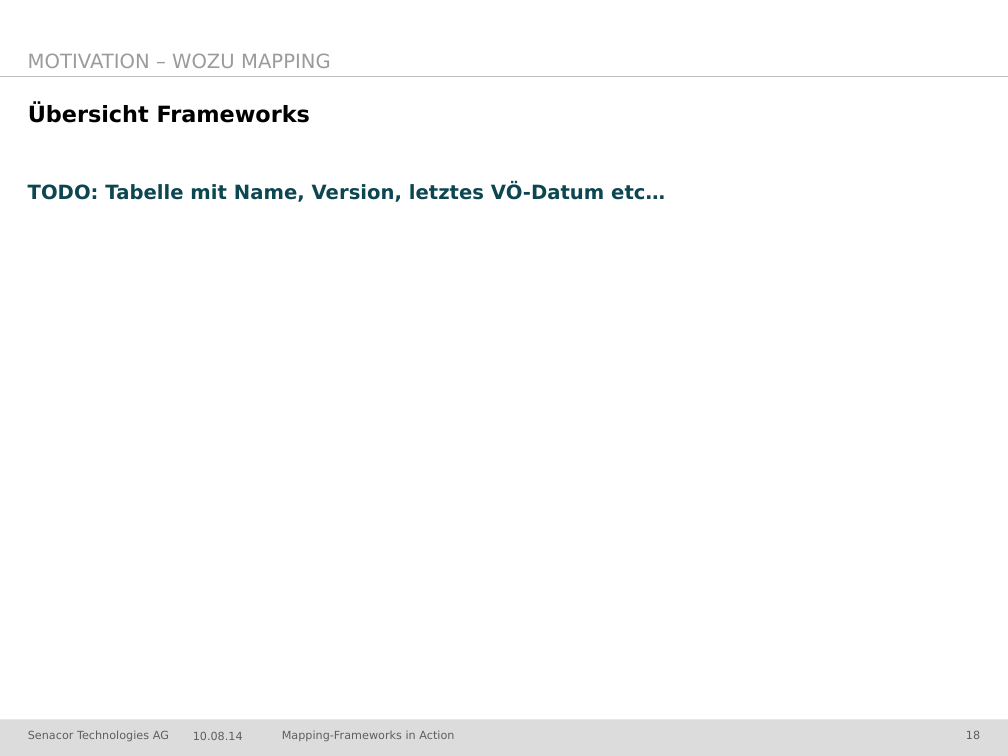
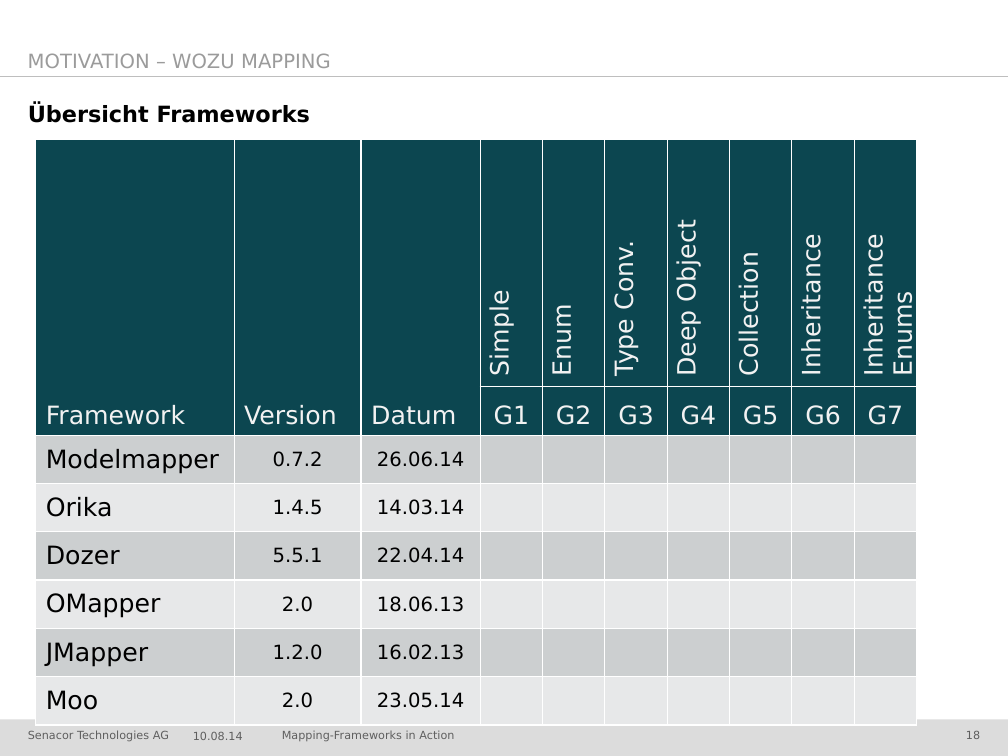
Before and after one commit to jschwalb/Mappings, a slide deck: slide 18 of presentation.pptx. Drawn at 1008x756 pixels with LibreOffice and Linux fonts; fonts in the diff are those of the drawing; background and template pictures are left out. Boxes give left, top, right and bottom in pixels: in the first picture for what was removed or moved away, otherwise in the second. Text is boxed around its words. In the diff, an @@ line names an element or a change of style, - is before the commit and + after.

Commit message:
übersichts folie für verschiedene Mapper

```diff
--- a/presentation.pptx
+++ b/presentation.pptx
@@ table added at [35, 140, 917, 714], 8 rows, 10 columns @@
+Framework | Version | Datum | Simple | Enum | Type Conv. | Deep Object | Collection | Inheritance | Inheritance Enums
+ |  |  | G1 | G2 | G3 | G4 | G5 | G6 | G7
+Modelmapper | 0.7.2 | 26.06.14 |  |  |  |  |  |  | 
+Orika | 1.4.5 | 14.03.14 |  |  |  |  |  |  | 
+Dozer | 5.5.1 | 22.04.14 |  |  |  |  |  |  | 
+OMapper | 2.0 | 18.06.13 |  |  |  |  |  |  | 
+JMapper | 1.2.0 | 16.02.13 |  |  |  |  |  |  | 
+Moo | 2.0 | 23.05.14 |  |  |  |  |  |  | 
@@ text removed at [28, 183, 665, 202] @@
-TODO: Tabelle mit Name, Version, letztes VÖ-Datum etc…
```
